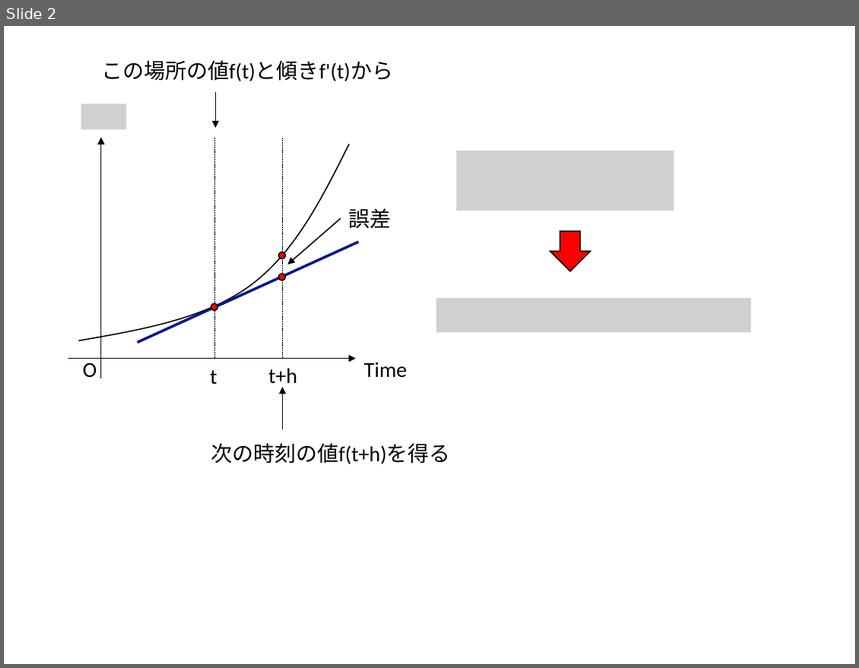
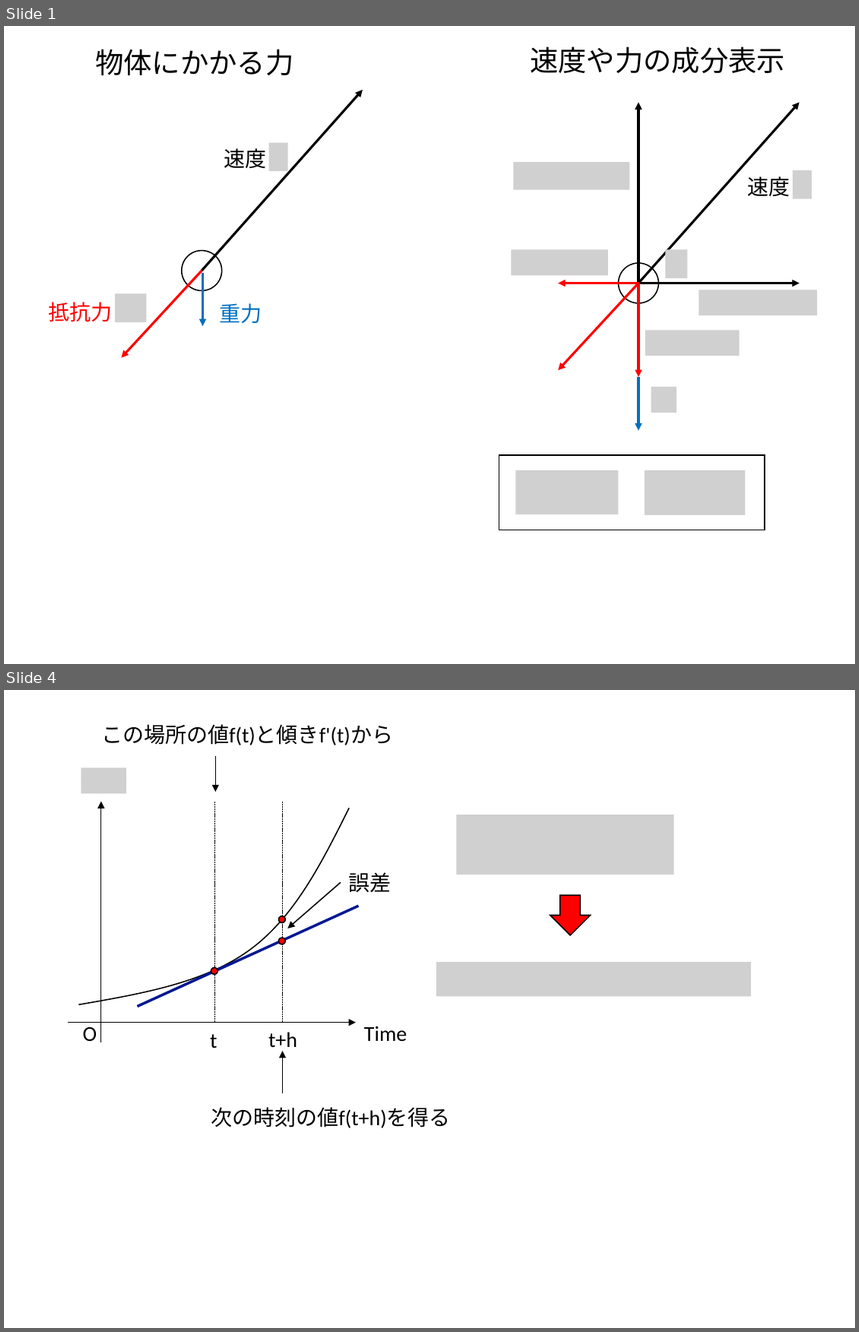
Before and after one commit to kaityo256/python_zero, a slide deck: simulation/fig/fig.pptx. Shown one above the other, each under a label of ours: slide 2 before the commit, slides 1 and 4 after it; the slides between them are not shown. The pictures are 859x668 and 859x1332 pixels, drawn with LibreOffice and Linux fonts; fonts in the diff are those of the drawing; grey boxes stand for pictures. Boxes give left, top, right and bottom in pixels: in the first picture for what was removed or moved away, otherwise in the second. Text is boxed around its words. In the diff, an @@ line names an element or a change of style, - is before the commit and + after.

Commit message:
update figure

```diff
--- a/simulation/fig/fig.pptx
+++ b/simulation/fig/fig.pptx
@@ slide 1 added at [4,26,855,664], background #FFFFFF @@
@@ text added at [530,47,785,73], 24 pt, text #000000 @@
+速度や力の成分表示
@@ text added at [95,49,294,75], 24 pt, text #000000 @@
+物体にかかる力
@@ arrow added from (202, 271) to (363, 90), #000000 2 pt @@
@@ arrow added from (639, 283) to (639, 103), #000000 2 pt @@
@@ arrow added from (639, 283) to (800, 103), #000000 2 pt @@
@@ text added at [224,148,266,169], 18 pt, text #000000 @@
+速度
@@ picture added at [268,142,287,172] @@
@@ picture added at [514,162,630,190] @@
@@ text added at [747,176,790,197], 18 pt, text #000000 @@
+速度
@@ picture added at [793,170,812,199] @@
@@ ellipse added at [182,251,222,290], outline #000000 1 pt @@
@@ picture added at [512,250,608,275] @@
@@ picture added at [665,250,687,279] @@
@@ arrow added from (202, 271) to (122, 358), #FF0000 2 pt @@
@@ arrow added from (202, 273) to (202, 326), #0070C0 2 pt @@
@@ ellipse added at [619,263,658,303], outline #000000 1 pt @@
@@ picture added at [115,294,146,323] @@
@@ arrow added from (639, 283) to (558, 283), #FF0000 2 pt @@
@@ arrow added from (639, 283) to (558, 371), #FF0000 2 pt @@
@@ arrow added from (639, 283) to (800, 283), #000000 2 pt @@
@@ arrow added from (639, 283) to (639, 378), #FF0000 2 pt @@
@@ picture added at [699,290,817,316] @@
@@ text added at [49,302,113,322], 18 pt, text #FF0000 @@
+抵抗力
@@ text added at [219,303,262,323], 18 pt, text #0070C0 @@
+重力
@@ picture added at [645,330,739,355] @@
@@ arrow added from (639, 378) to (639, 431), #0070C0 2 pt @@
@@ picture added at [651,387,677,412] @@
@@ rectangle added at [500,456,765,531], outline #000000 1 pt @@
@@ picture added at [515,471,619,515] @@
@@ picture added at [645,471,746,515] @@
@@ what was slide 2 is now slide 4 @@
```
Also in this commit, not shown: 1 slide changed, 1 other slide added.
